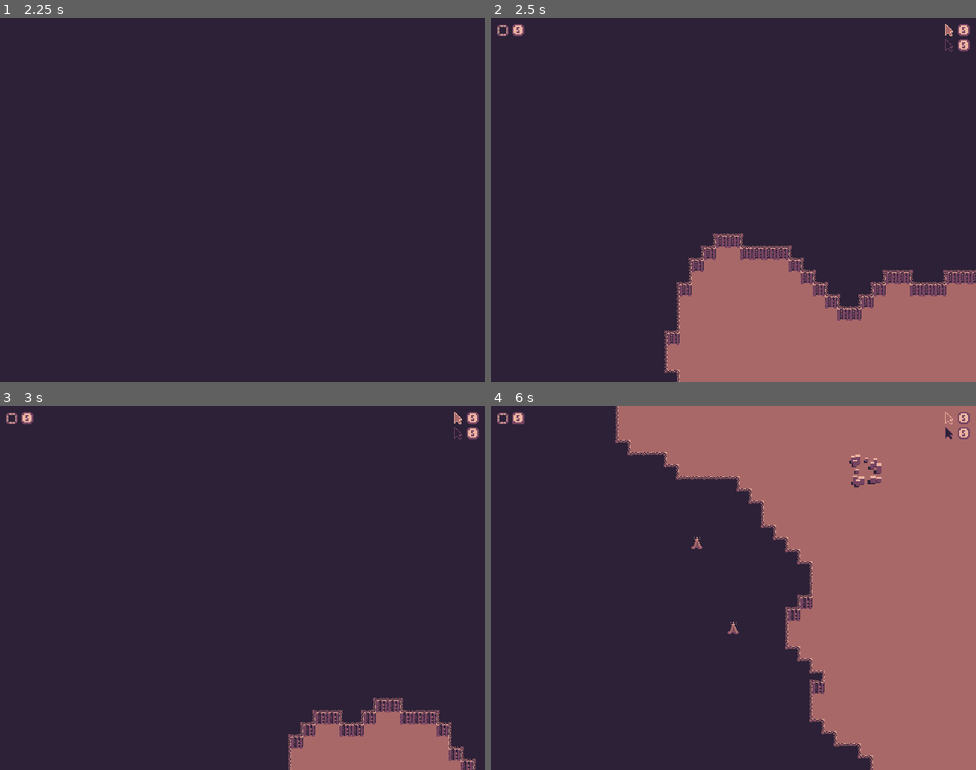
Above: before the commit, frames 1-4 (two rows, left to right).
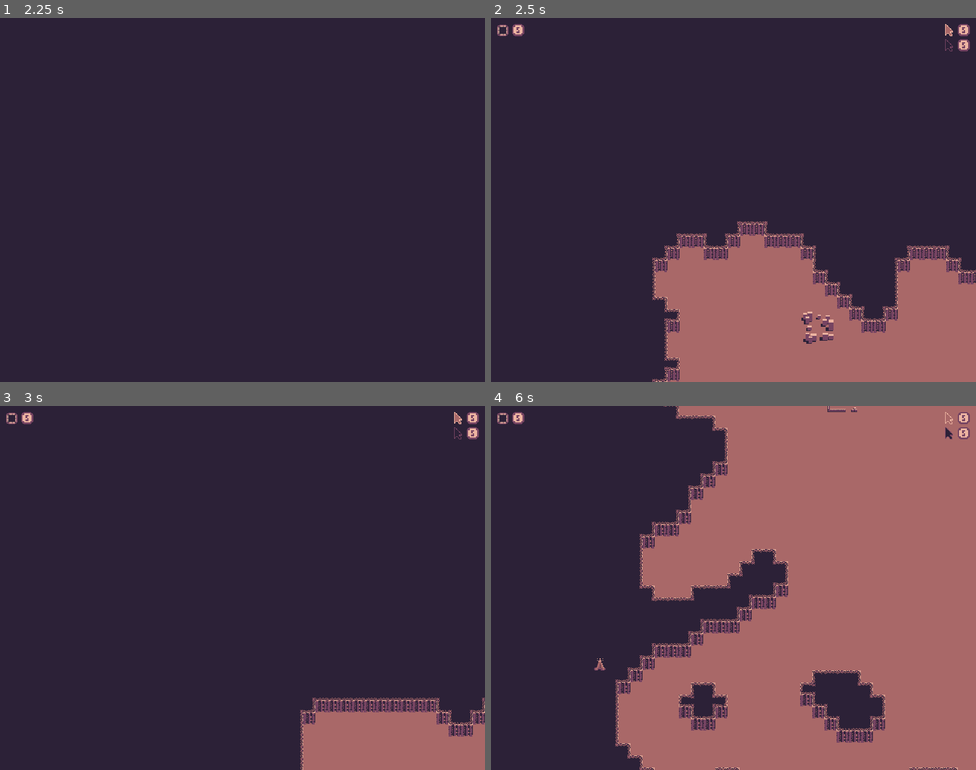
Above: after the commit, the same moments.

Repository: nikolawhallon/data-wars
Game: Godot game, scene res://scenes/app.tscn
Same seed, same stepped clock (60 frames per second), same inputs: the game is played once before the commit and once after it.
Inputs:
- Up to frame 1 (2.25 s): tap Enter at 0.5, 2 s; hold Right (move_right) 0.53-1.28 s; tap C (connect) at 0.6 s; tap H (host) at 0.8, 1.35 s; tap Space at 1.25 s; hold Down (move_down) 1.28-2.03 s; tap L (leave) at 1.55, 2.1 s; hold Right (move_right) from 2.03 s (still down)
- Up to frame 2 (2.5 s): keep holding Right (move_right); tap S (single_player) at 2.3 s
- Up to frame 3 (3 s): release Right (move_right) at 2.78 s; hold Up (move_up) from 2.78 s (still down); tap S (single_player) at 2.85 s
- Up to frame 4 (6 s): tap C (connect) at 3.05, 4.35 s; tap Space at 3.5, 5 s; release Up (move_up) at 3.53 s; hold Left (move_left) 3.53-5.03 s; tap B (building) at 3.6 s; tap H (host) at 3.8, 5.1 s; tap Enter at 4.25 s; tap L (leave) at 4.55, 5.85 s; hold Down (move_down) 5.03-5.78 s; tap S (single_player) at 5.3 s; hold Right (move_right) from 5.78 s (still down)

Frame 1 is identical in both runs. In frame 2, 5.9% of the frame differs, in the area x 33-99%, y 55-100%; in frame 3, 2.7%; in frame 4, 27%, in the area x 4-97%, y 0-100%.

Commit message:
can now leave games

Diff:
--- a/scenes/app.gd
+++ b/scenes/app.gd
@@ -6,8 +6,19 @@
 var rng := RandomNumberGenerator.new()
 
 var waiting_peer_ids: Array[int] = []
-var next_match_id := 1
-var pending_matches := {} # match_id -> {"type_id_pairs": Array, "seed": int, "ready_peer_ids": Array[int]}
+
+# match_id -> {
+#   "proto_teams": Array[Dictionary], # {"type": String, "id": int, "ready": bool}
+#   "seed": int
+# }
+var pending_matches := {}
+
+func find_arena_for_peer(peer_id: int) -> Node:
+	for arena in $Matches.get_children():
+		for team in arena.find_in_subtree("Team"):
+			if team.id == peer_id:
+				return arena
+	return null
 
 func _ready() -> void:
 	rng.randomize()
@@ -20,7 +31,6 @@
 	print(DisplayServer.get_name())
 
 	if DisplayServer.get_name() == "headless":
-		# TODO: get the port from some command-line argument or environment variable
 		host_game(8000)
 
 func _process(_delta: float) -> void:
@@ -28,30 +38,26 @@
 		return
 
 	if Input.is_action_just_pressed("host"):
-		# TODO: allow player to input port
 		host_game(8000)
 
 	if Input.is_action_just_pressed("connect"):
-		# TODO: allow player to input ip and port
 		connect_game("127.0.0.1", 8000)
 
 	if Input.is_action_just_pressed("single_player"):
-		var match_id := next_match_id
-		next_match_id += 1
-
-		var type_id_pairs = []
-		type_id_pairs.append({"type": "human", "id": 1})
-		type_id_pairs.append({"type": "computer", "id": 2})
-
-		var seed = rng.randi()
+		var proto_teams = [
+			{"type": "human", "id": 1, "ready": false},
+			{"type": "computer", "id": 2, "ready": true}, # this feels hacky
+		]
+
+		var match_id := rng.randi()
+		var seed := rng.randi()
+
 		pending_matches[match_id] = {
-			"type_id_pairs": type_id_pairs,
+			"proto_teams": proto_teams,
 			"seed": seed,
-			"ready_peer_ids": []
 		}
 
-		announce_start_match.rpc_id(1, match_id, type_id_pairs)
-		announce_begin_match.rpc_id(1, match_id, seed)
+		announce_boot_arena.rpc_id(1, match_id, proto_teams)
 
 func _on_peer_connected(peer_id: int) -> void:
 	print("Peer connected: ", peer_id)
@@ -74,9 +80,13 @@
 func _on_server_disconnected() -> void:
 	print("Server disconnected")
 
+	for arena in $Matches.get_children():
+		arena.queue_free()
+
+	multiplayer.multiplayer_peer = OfflineMultiplayerPeer.new()
+
 func host_game(port: int) -> bool:
 	if multiplayer.multiplayer_peer is ENetMultiplayerPeer:
-		# if not headless, it's possible the player triggered "host" more than once
 		return true
 
 	var max_connections := MAX_TEAMS
@@ -92,7 +102,6 @@
 	multiplayer.multiplayer_peer = peer
 	print("Hosting on port ", port)
 
-	# if not headless, the host is also a waiting player
 	if DisplayServer.get_name() != "headless" and not waiting_peer_ids.has(1):
 		waiting_peer_ids.append(1)
 
@@ -110,81 +119,123 @@
 
 	return true
 
-# start multiplayer matches by pulling pairs of peers off waiting_peer_ids
 func try_match_making() -> void:
 	while waiting_peer_ids.size() >= MAX_TEAMS:
-		var match_id := next_match_id
-		next_match_id += 1
-
-		var type_id_pairs = []
+		var proto_teams := []
 		for i in MAX_TEAMS:
-			type_id_pairs.append({"type": "human", "id": waiting_peer_ids.pop_front()})
-
+			proto_teams.append({
+				"type": "human",
+				"id": waiting_peer_ids.pop_front(),
+				"ready": false,
+			})
+
+		var match_id := rng.randi()
+		# ensure no match_id collisions
+		while pending_matches.has(match_id):
+			match_id = rng.randi()
 		var seed := rng.randi()
+
 		pending_matches[match_id] = {
-			"type_id_pairs": type_id_pairs,
+			"proto_teams": proto_teams,
 			"seed": seed,
-			"ready_peer_ids": []
 		}
 
 		if DisplayServer.get_name() == "headless":
-			announce_start_match.rpc_id(1, match_id, type_id_pairs)
-
-		for type_id_pair in type_id_pairs:
-			announce_start_match.rpc_id(type_id_pair["id"], match_id, type_id_pairs)
+			announce_boot_arena.rpc_id(1, match_id, proto_teams)
+
+		for proto_team in proto_teams:
+			announce_boot_arena.rpc_id(proto_team["id"], match_id, proto_teams)
 
 @rpc("call_local", "reliable")
-func announce_start_match(match_id: int, type_id_pairs) -> void:
-	print("announce_start_match for peer: ", multiplayer.get_unique_id())
-
+func announce_boot_arena(match_id: int, proto_teams: Array) -> void:
 	var arena = load("res://scenes/arena.tscn").instantiate()
 	arena.name = "Arena_%d" % match_id
 	$Matches.add_child(arena, true)
-
-	for type_id_pair in type_id_pairs:
-		arena.announce_team(type_id_pair["type"], type_id_pair["id"])
-
-	# Whoever just created the arena is now ready.
+	arena.leave_requested.connect(_on_arena_leave_requested.bind(arena))
+
+	for proto_team in proto_teams:
+		arena.announce_team(proto_team["type"], proto_team["id"])
+
 	if multiplayer.is_server():
-		_report_match_ready(match_id, multiplayer.get_unique_id())
+		mark_match_ready_for_peer(multiplayer.get_unique_id(), match_id)
 	else:
-		report_match_ready.rpc_id(1, match_id)
+		request_mark_match_ready.rpc_id(1, match_id)
 
 @rpc("any_peer", "reliable")
-func report_match_ready(match_id: int) -> void:
+func request_mark_match_ready(match_id: int) -> void:
 	if not multiplayer.is_server():
 		return
 
-	_report_match_ready(match_id, multiplayer.get_remote_sender_id())
-
-func _report_match_ready(match_id: int, peer_id: int) -> void:
+	mark_match_ready_for_peer(multiplayer.get_remote_sender_id(), match_id)
+
+func mark_match_ready_for_peer(peer_id: int, match_id: int) -> void:
 	if not pending_matches.has(match_id):
-		return
-
-	var ready_peer_ids = pending_matches[match_id]["ready_peer_ids"]
-	if ready_peer_ids.has(peer_id):
-		return
-
-	ready_peer_ids.append(peer_id)
-
-	if ready_peer_ids.size() < MAX_TEAMS:
-		return
+		print("WARN - pending_matches does not have this match_id: ", match_id)
+		return
+
+	var proto_teams: Array = pending_matches[match_id]["proto_teams"]
+
+	for proto_team in proto_teams:
+		if proto_team["id"] == peer_id:
+			proto_team["ready"] = true
+			break
+
+	for proto_team in proto_teams:
+		if not proto_team["ready"]:
+			return
 
 	var seed: int = pending_matches[match_id]["seed"]
-	var type_id_pairs = pending_matches[match_id]["type_id_pairs"]
-
-	# In headless mode, peer 1 is the authoritative server arena.
-	if DisplayServer.get_name() == "headless":
-		announce_begin_match.rpc_id(1, match_id, seed)
-
-	for type_id_pair in type_id_pairs:
-		announce_begin_match.rpc_id(type_id_pair["id"], match_id, seed)
+
+	if DisplayServer.get_name() == "headless":
+		announce_start_match.rpc_id(1, match_id, seed)
+
+	for proto_team in proto_teams:
+		announce_start_match.rpc_id(proto_team["id"], match_id, seed)
 
 	pending_matches.erase(match_id)
 
 @rpc("call_local", "reliable")
-func announce_begin_match(match_id: int, seed: int) -> void:
-	print("announce_begin_match for peer: ", multiplayer.get_unique_id())
-
+func announce_start_match(match_id: int, seed: int) -> void:
 	var arena = $Matches.get_node("Arena_%d" % match_id)
 	arena.announce_play_game(seed)
+
+func _on_arena_leave_requested(arena):
+	if multiplayer.is_server():
+		leave_match_for_peer(multiplayer.get_unique_id())
+	else:
+		request_leave_match.rpc_id(1)
+
+@rpc("any_peer", "reliable")
+func request_leave_match() -> void:
+	if not multiplayer.is_server():
+		return
+
+	leave_match_for_peer(multiplayer.get_remote_sender_id())
+
+func leave_match_for_peer(peer_id: int) -> void:
+	var arena := find_arena_for_peer(peer_id)
+	if arena == null:
+		print("WARN - no arena for peer ", peer_id)
+		return
+
+	var peer_ids := []
+	for team in arena.find_in_subtree("Team"):
+		peer_ids.append(team.id)
+
+	if DisplayServer.get_name() == "headless":
+		announce_leave_match.rpc_id(1, arena.name)
+
+	for id in peer_ids:
+		announce_leave_match.rpc_id(id, arena.name)
+
+	print("Freeing arena for: ", peer_id)
+	arena.queue_free()
+
+@rpc("call_local", "reliable")
+func announce_leave_match(arena_name: String) -> void:
+	print("Freeing arena for: ", multiplayer.get_unique_id())
+	if $Matches.has_node(arena_name):
+		$Matches.get_node(arena_name).queue_free()
+
+	if DisplayServer.get_name() != "headless":
+		multiplayer.multiplayer_peer = OfflineMultiplayerPeer.new()
--- a/scenes/arena.gd
+++ b/scenes/arena.gd
@@ -1,4 +1,6 @@
 extends Node2D
+
+signal leave_requested
 
 var rng := RandomNumberGenerator.new()
 
@@ -9,6 +11,7 @@
 
 var state := State.PLAYING
 
+# TODO: extract this into some utils
 func find_in_subtree(group_name: String) -> Array:
 	var out := []
 	var stack := [self]
@@ -27,7 +30,7 @@
 
 func _process(_delta: float) -> void:
 	if Input.is_action_just_pressed("leave"):
-		pass
+		emit_signal("leave_requested")
 
 	if state == State.PLAYING and Input.is_action_just_pressed("building"):
 		if multiplayer.is_server():
--- a/scenes/spam_bot.gd
+++ b/scenes/spam_bot.gd
@@ -8,6 +8,7 @@
 # as only the server needs to move units
 var target = null
 
+# TODO: extract this into some utils
 func get_arena() -> Node:
 	var candidate: Node = self
 	while candidate != null:
